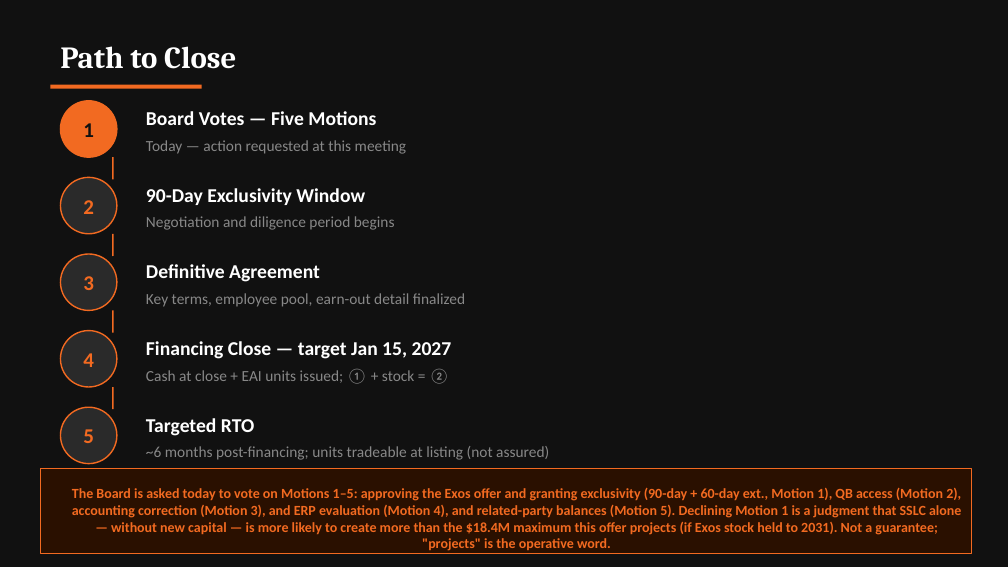
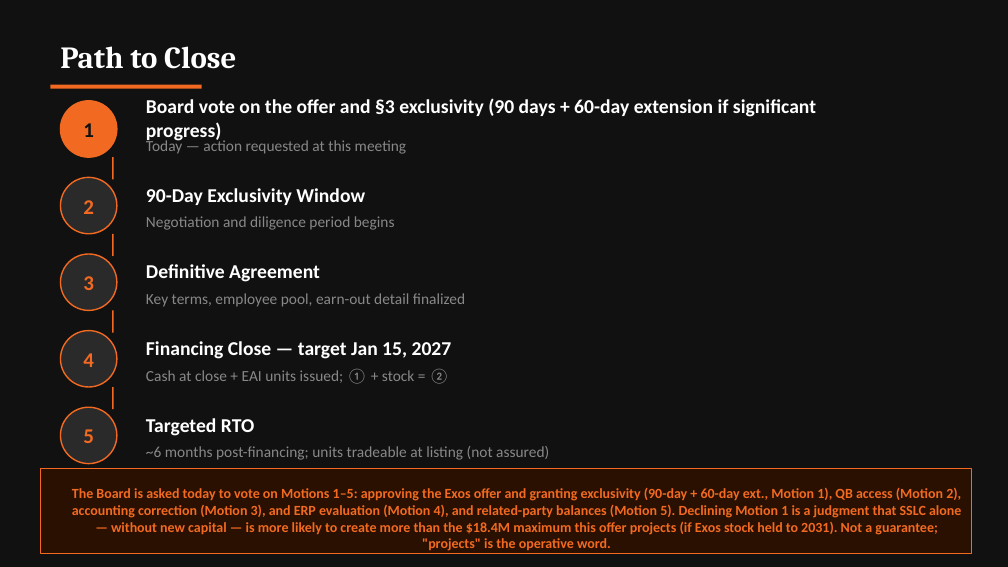
Before and after one commit to ExosAerospace/workspace, a slide deck: slide 18 of drafts/Exos_SSLC_Board_Offer_Overview_2026-10-12_r5.pptx. Drawn at 1008x567 pixels with LibreOffice and Linux fonts; fonts in the diff are those of the drawing; background and template pictures are left out. Boxes give left, top, right and bottom in pixels: in the first picture for what was removed or moved away, otherwise in the second. Text is boxed around its words. In the diff, an @@ line names an element or a change of style, - is before the commit and + after.

Commit message:
SSLC r5 addendum: amber box all-steps, motion 5 style, path-to-close §3 wording

```diff
--- a/drafts/Exos_SSLC_Board_Offer_Overview_2026-10-12_r5.pptx
+++ b/drafts/Exos_SSLC_Board_Offer_Overview_2026-10-12_r5.pptx
@@ text at <box>146,98,816,143</box>: text changed @@
-Board Votes — Five Motions
+Board vote on the offer and §3 exclusivity (90 days + 60-day extension if significant progress)
```
Also in this commit, not shown: 2 other slides changed, 2 other files.
